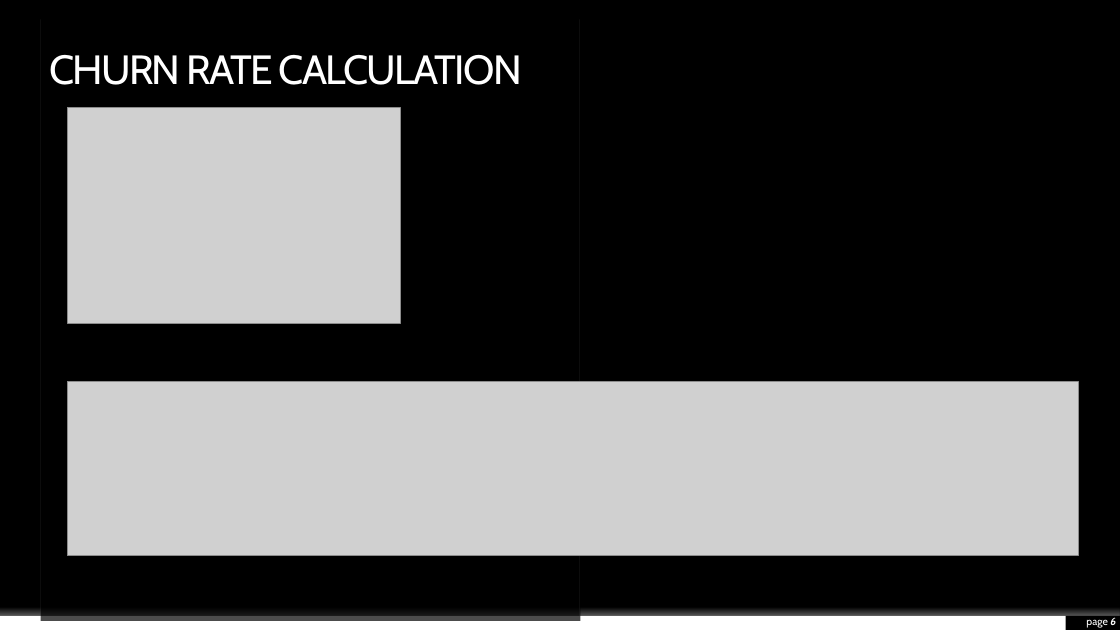
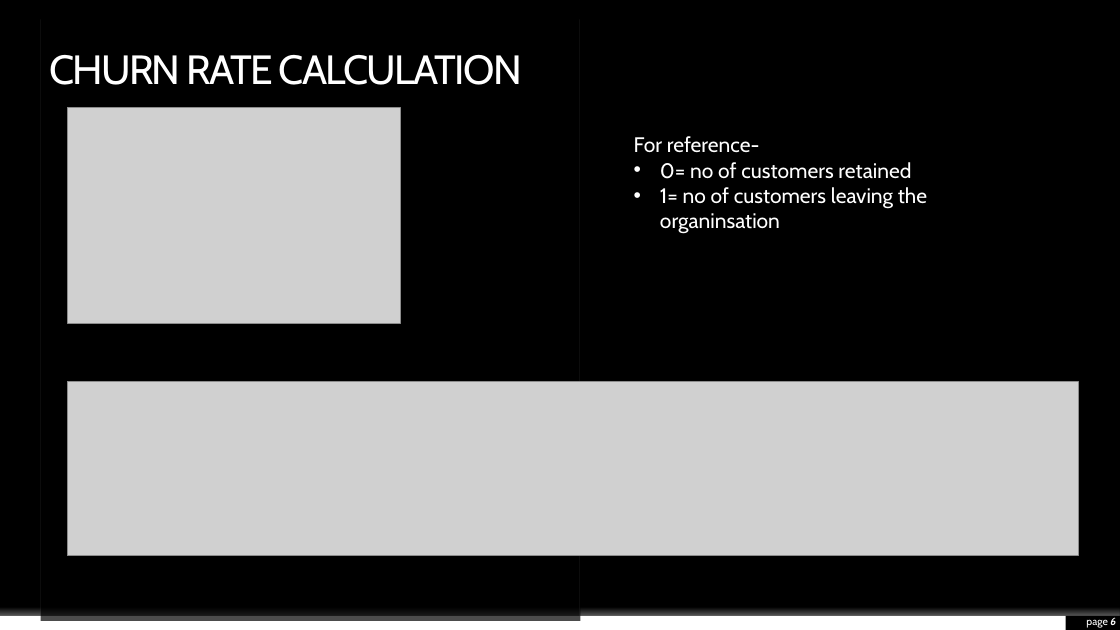
Before and after one commit to nehasinghal9646/churn-rate, a slide deck: slide 6 of Python Assignment.pptx. Drawn at 1120x630 pixels with LibreOffice and Linux fonts; fonts in the diff are those of the drawing; grey boxes stand for pictures; background and template pictures are left out. Boxes give left, top, right and bottom in pixels: in the first picture for what was removed or moved away, otherwise in the second. Text is boxed around its words. In the diff, an @@ line names an element or a change of style, - is before the commit and + after.

```diff
--- a/Python Assignment.pptx
+++ b/Python Assignment.pptx
@@ rectangle added at bbox=[625, 127, 998, 263], fill #000000, outline #000000 1 pt, 18 pt, text #FFFFFF @@
+For reference-
+• 0= no of customers retained
+• 1= no of customers leaving the organinsation
```
Also in this commit, not shown: 8 other slides changed.
